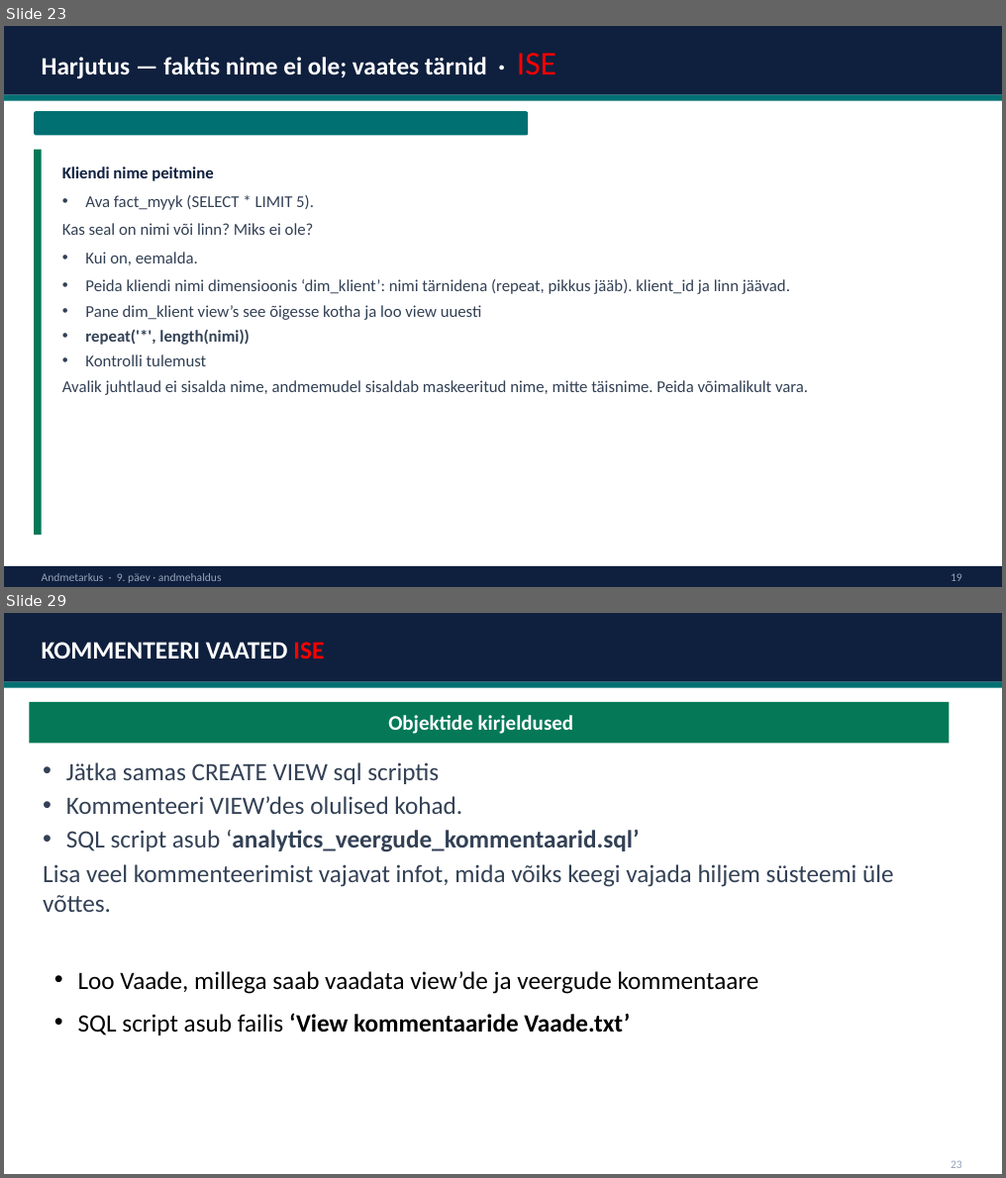
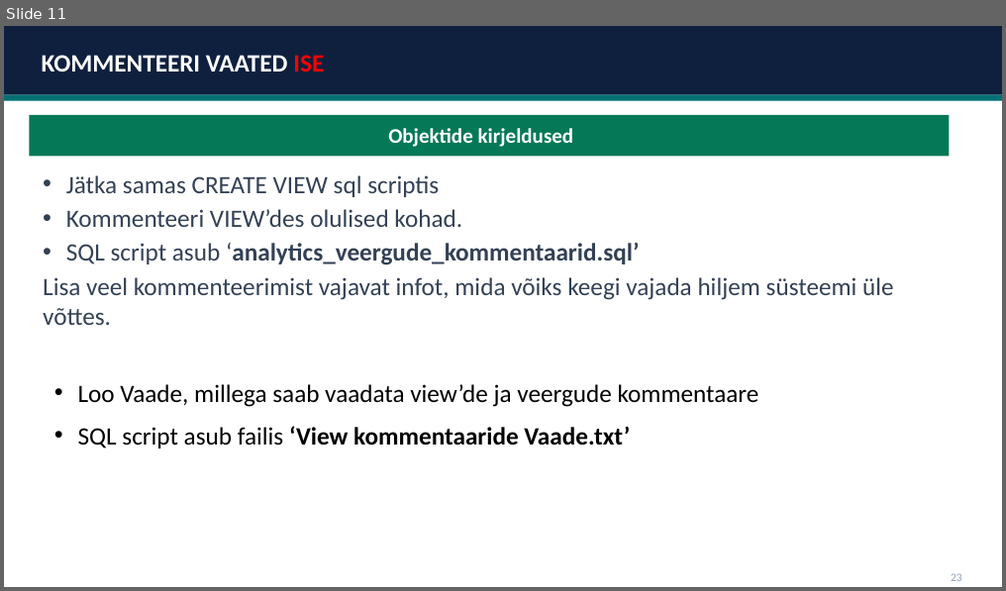
Before and after one commit to emilieabel/andmetarkus, a slide deck: Materjalid/Day9 Andmekorraldus Dim Fakt/9-paev-andmetarkus-esitlus.pptx. Shown one above the other, each under a label of ours: slides 23 and 29 before the commit, slide 11 after it; the slides between them are not shown. The pictures are 1006x1178 and 1006x591 pixels, drawn with LibreOffice and Linux fonts; fonts in the diff are those of the drawing. Boxes give left, top, right and bottom in pixels: in the first picture for what was removed or moved away, otherwise in the second. Text is boxed around its words. In the diff, an @@ line names an element or a change of style, - is before the commit and + after.

```diff
--- a/Materjalid/Day9 Andmekorraldus Dim Fakt/9-paev-andmetarkus-esitlus.pptx
+++ b/Materjalid/Day9 Andmekorraldus Dim Fakt/9-paev-andmetarkus-esitlus.pptx
@@ slide 23 removed at <box>4,26,1002,587</box>, background #FFFFFF @@
@@ rectangle removed at <box>4,26,1002,95</box> @@
@@ text removed at <box>42,53,556,79</box> @@
-Harjutus — faktis nime ei ole; vaates tärnid · ISE
@@ rectangle removed at <box>4,95,1002,101</box> @@
@@ rounded rectangle removed at <box>34,111,528,135</box> @@
@@ rounded rectangle removed at <box>34,150,498,535</box> @@
@@ rectangle removed at <box>34,150,42,535</box> @@
@@ text removed at <box>62,167,213,181</box> @@
-Kliendi nime peitmine
@@ text removed at <box>62,195,808,395</box> @@
-• Ava fact_myyk (SELECT * LIMIT 5).
-Kas seal on nimi või linn? Miks ei ole?
-• Kui on, eemalda.
-• Peida kliendi nimi dimensioonis ‘dim_klient’: nimi tärnidena (repeat, pikkus jääb). klient_id ja linn jäävad.
-• Pane dim_klient view’s see õigesse kotha ja loo view uuesti
-• repeat('*', length(nimi))
-• Kontrolli tulemust
-Avalik juhtlaud ei sisalda nime, andmemudel sisaldab maskeeritud nime, mitte täisnime. Peida võimalikult vara.
@@ rectangle removed at <box>4,567,1002,587</box> @@
@@ text removed at <box>42,573,222,583</box> @@
-Andmetarkus · 9. päev · andmehaldus
@@ text removed at <box>950,573,962,581</box> @@
-19
@@ what was slide 29 is now slide 11 @@
```
Also in this commit, not shown: 17 other slides removed, 15 other files.
